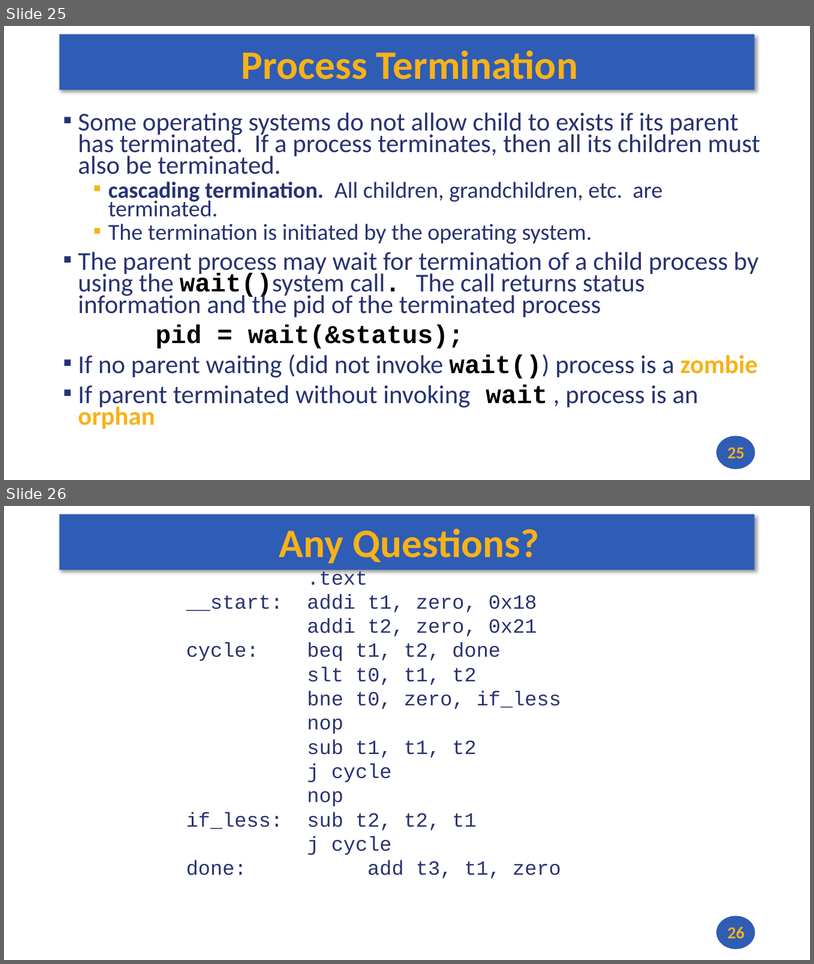
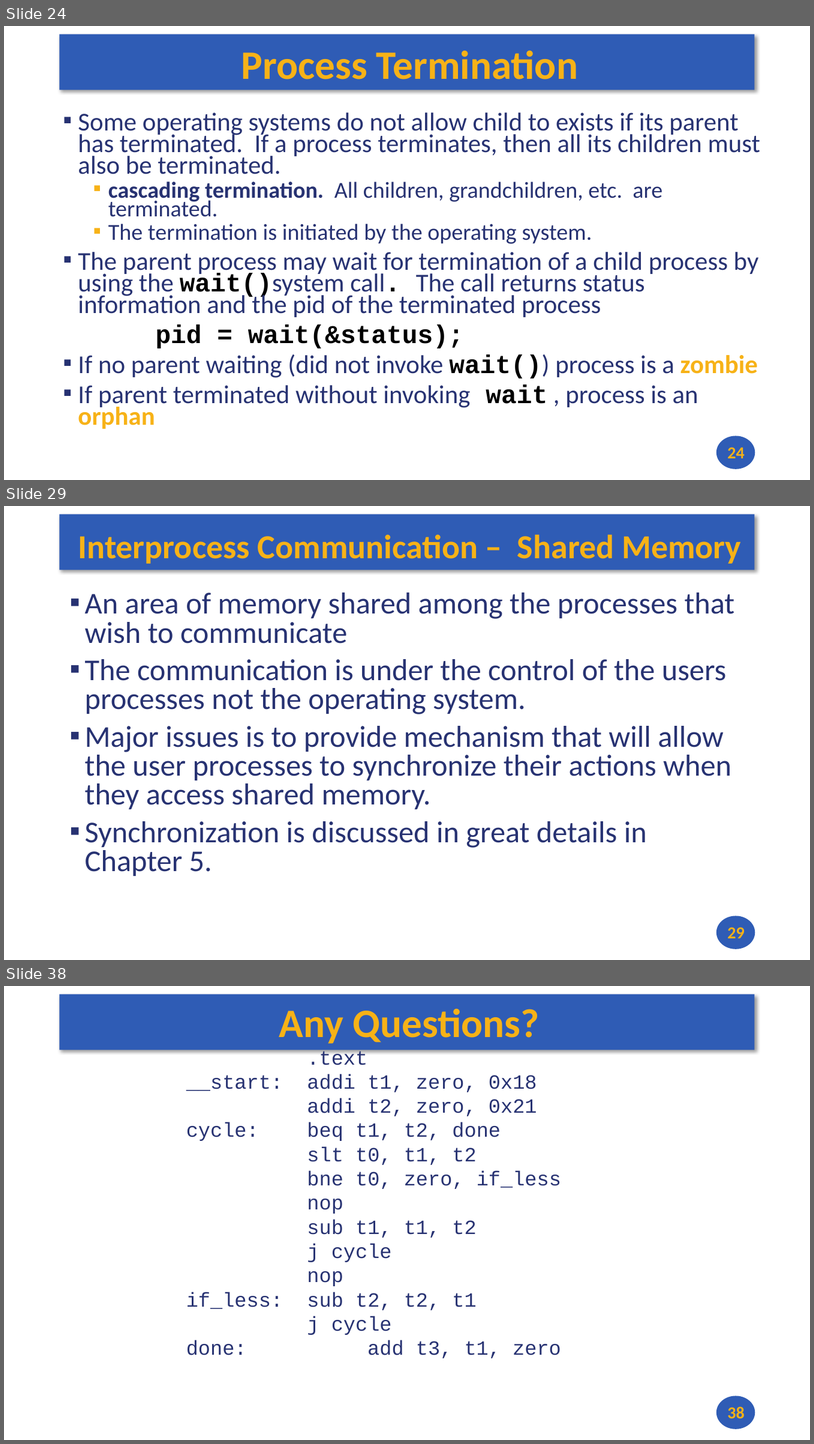
Before and after one commit to andrewt0301/hse-acos-course, a slide deck: docs/part2os/06_Processes/OS_Lecture_06.pptx. Shown one above the other, each under a label of ours: slides 25 and 26 before the commit, slides 24, 29 and 38 after it; the slides between them are not shown. The pictures are 814x964 and 814x1444 pixels, drawn with LibreOffice and Linux fonts; fonts in the diff are those of the drawing. Boxes give left, top, right and bottom in pixels: in the first picture for what was removed or moved away, otherwise in the second. Text is boxed around its words. In the diff, an @@ line names an element or a change of style, - is before the commit and + after.

```diff
--- a/docs/part2os/06_Processes/OS_Lecture_06.pptx
+++ b/docs/part2os/06_Processes/OS_Lecture_06.pptx
@@ slide 29 added at (x1=4, y1=506, x2=810, y2=960), background #FFFFFF; not listed: 2 template elements that a slide beside it also shows @@
@@ title added at (x1=78, y1=534, x2=741, y2=564), 40 pt, text #F7B217, bold @@
+Interprocess Communication – Shared Memory
@@ text added at (x1=85, y1=592, x2=735, y2=876), 36 pt, text #273272 @@
+▪ An area of memory shared among the processes that wish to communicate
+▪ The communication is under the control of the users processes not the operating system.
+▪ Major issues is to provide mechanism that will allow the user processes to synchronize their actions when they access shared memory.
+▪ Synchronization is discussed in great details in Chapter 5.
@@ page number added at (x1=728, y1=927, x2=744, y2=938), 20 pt, text #F7B217, bold @@
+29
@@ what was slide 25 is now slide 24 @@
@@ page number at (x1=728, y1=447, x2=744, y2=458): text changed @@
-25
+24
@@ what was slide 26 is now slide 38 @@
@@ page number at (x1=728, y1=1406, x2=744, y2=1418): text changed @@
-26
+38
```
Also in this commit, not shown: 12 other slides added, 1 slide removed, 1 other file.
